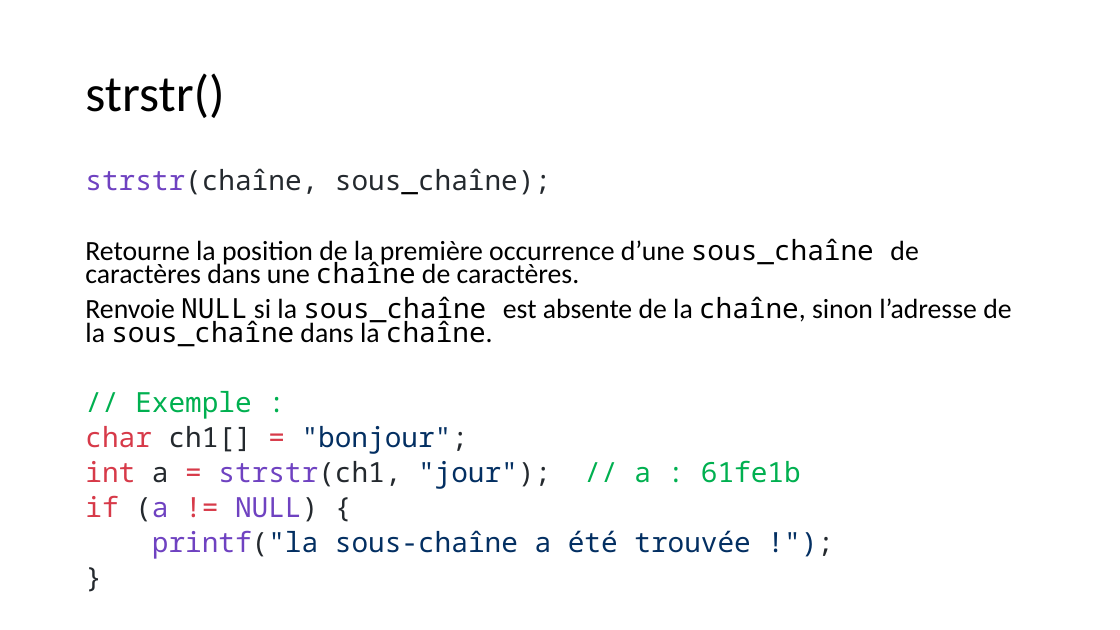
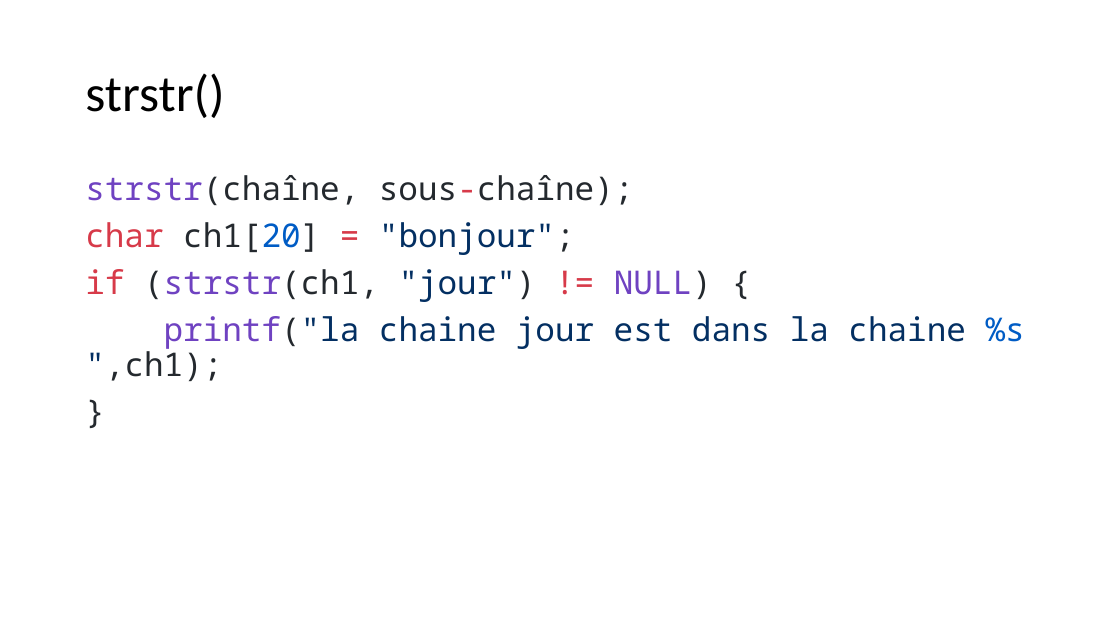
Before and after one commit to Firestorm49/bts-1, a slide deck: slide 20 of 02_C/03_Tableaux/tableaux.pptx (slide 24 before the commit). Drawn at 1120x630 pixels with LibreOffice and Linux fonts; fonts in the diff are those of the drawing. Boxes give left, top, right and bottom in pixels: in the first picture for what was removed or moved away, otherwise in the second. Text is boxed around its words. In the diff, an @@ line names an element or a change of style, - is before the commit and + after.

```diff
--- a/02_C/03_Tableaux/tableaux.pptx
+++ b/02_C/03_Tableaux/tableaux.pptx
@@ text "strstr(chaîne, sous-chaîne);" at [85,175,1025,381]: size 23.8 to 28 pt in "}"; line spacing 0.7 to 0.9 @@
@@ text at [85,175,1025,381]: text changed; size 23.8 to 28 pt; text colour #000000 to #032F62 @@
-strstr(chaîne, sous_chaîne);
-Retourne la position de la première occurrence d’une sous_chaîne de caractères dans une chaîne de caractères.
-Renvoie NULL si la sous_chaîne est absente de la chaîne, sinon l’adresse de la sous_chaîne dans la chaîne.
-// Exemple :
-char ch1[] = "bonjour";
-int a = strstr(ch1, "jour"); // a : 61fe1b
-if (a != NULL) {
-printf("la sous-chaîne a été trouvée !");
+strstr(chaîne, sous-chaîne);
+char ch1[20] = "bonjour";
+if (strstr(ch1, "jour") != NULL) {
+printf("la chaine jour est dans la chaine %s",ch1);
```
Also in this commit, not shown: 10 other slides changed, 5 slides removed, 28 other files.
